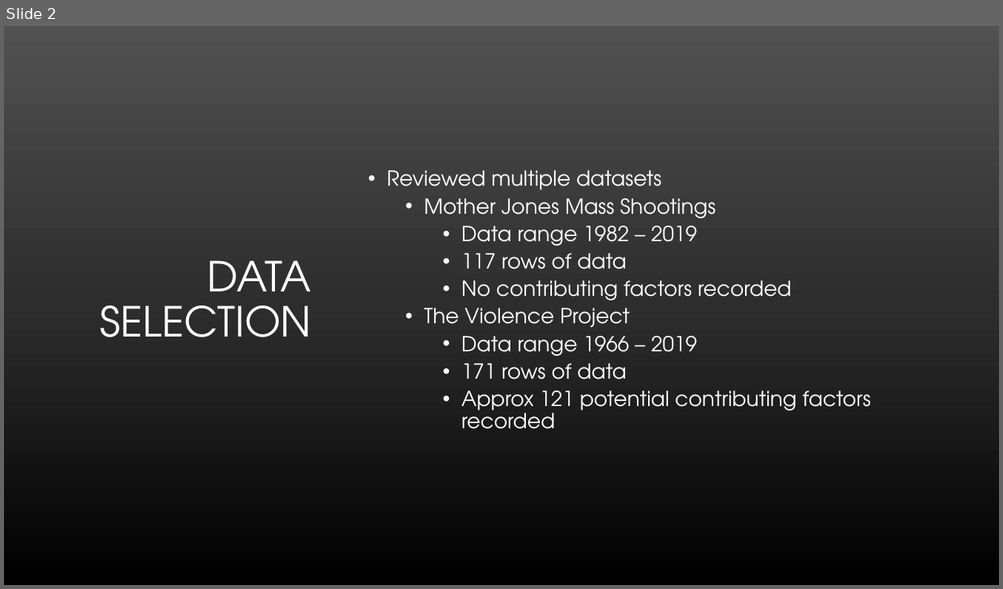
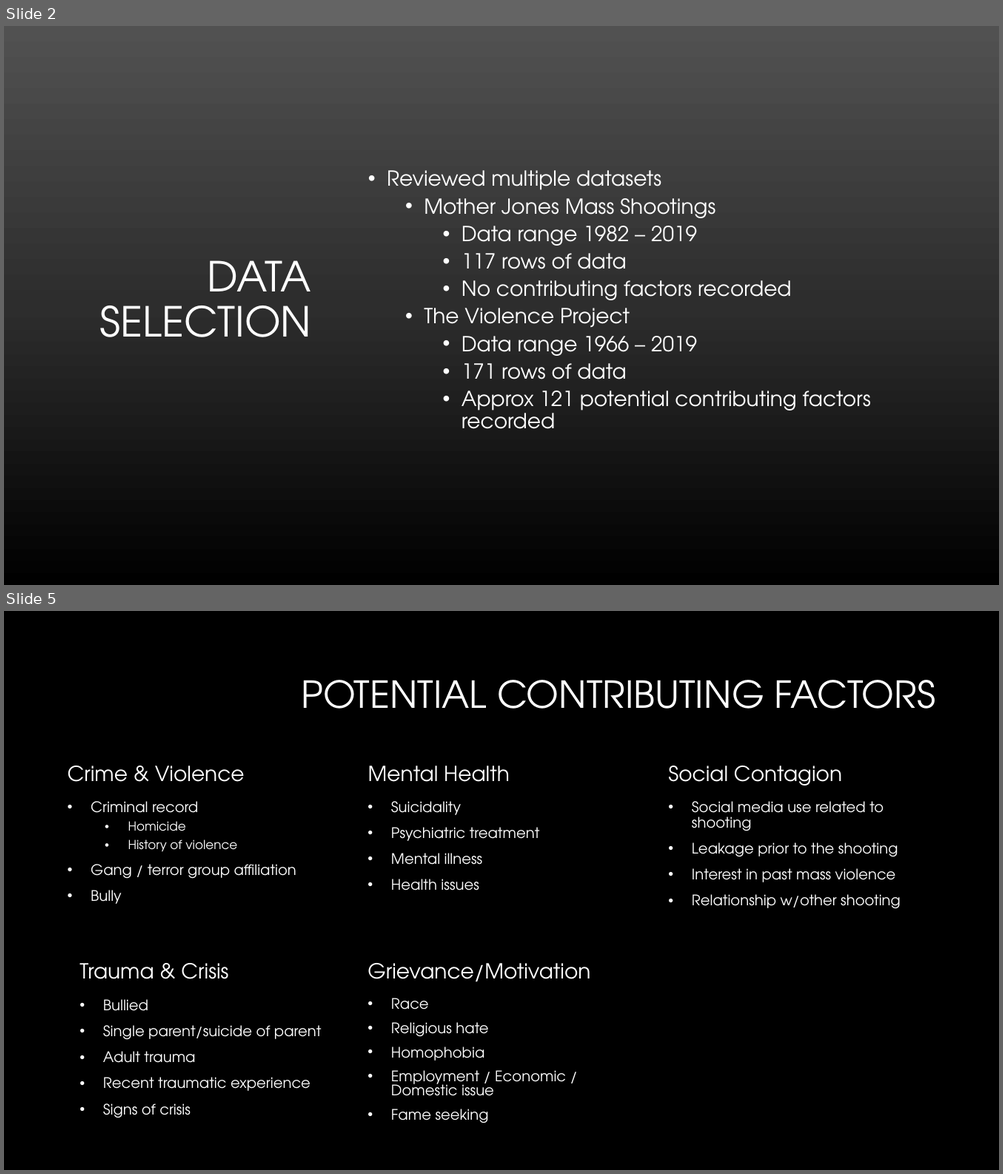
Before and after one commit to PaulaJorgensen/Project-US_Mass_Shootings, a slide deck: presentation/Mass Shootings in the US.ppsx. Shown one above the other, each under a label of ours: slide 2 before the commit, slides 2 and 5 after it; the slides between them are not shown. The pictures are 1003x589 and 1003x1174 pixels, drawn with LibreOffice and Linux fonts; fonts in the diff are those of the drawing; background and template pictures are left out. Boxes give left, top, right and bottom in pixels: in the first picture for what was removed or moved away, otherwise in the second. Text is boxed around its words. In the diff, an @@ line names an element or a change of style, - is before the commit and + after.

```diff
--- a/presentation/Mass Shootings in the US.ppsx
+++ b/presentation/Mass Shootings in the US.ppsx
@@ slide 5 added at (4,611,999,1170), background #000000 @@
@@ title added at (301,680,935,709), 36 pt, text #FFFFFF @@
+POTENTIAL CONTRIBUTING FACTORS
@@ text added at (68,766,244,782), 20 pt, text #FFFFFF @@
+Crime & Violence
@@ text added at (368,766,509,782), 20 pt, text #FFFFFF @@
+Mental Health
@@ text added at (668,766,842,786), 20 pt, text #FFFFFF @@
+Social Contagion
@@ text added at (91,801,296,904), 14 pt, text #FFFFFF @@
+• Criminal record
+  • Homicide
+  • History of violence
+• Gang / terror group affiliation
+• Bully
@@ text added at (391,801,540,891), 14 pt, text #FFFFFF @@
+• Suicidality
+• Psychiatric treatment
+• Mental illness
+• Health issues
@@ text added at (691,801,900,909), 14 pt, text #FFFFFF @@
+• Social media use related to shooting
+• Leakage prior to the shooting
+• Interest in past mass violence
+• Relationship w/other shooting
@@ text added at (79,963,228,980), 20 pt, text #FFFFFF @@
+Trauma & Crisis
@@ text added at (367,963,590,982), 20 pt, text #FFFFFF @@
+Grievance/Motivation
@@ text added at (103,999,321,1119), 14 pt, text #FFFFFF @@
+• Bullied
+• Single parent/suicide of parent
+• Adult trauma
+• Recent traumatic experience
+• Signs of crisis
@@ text added at (391,998,566,1124), 14 pt, text #FFFFFF @@
+• Race
+• Religious hate
+• Homophobia
+• Employment / Economic / Domestic issue
+• Fame seeking
```
Also in this commit, not shown: 12 other files.
